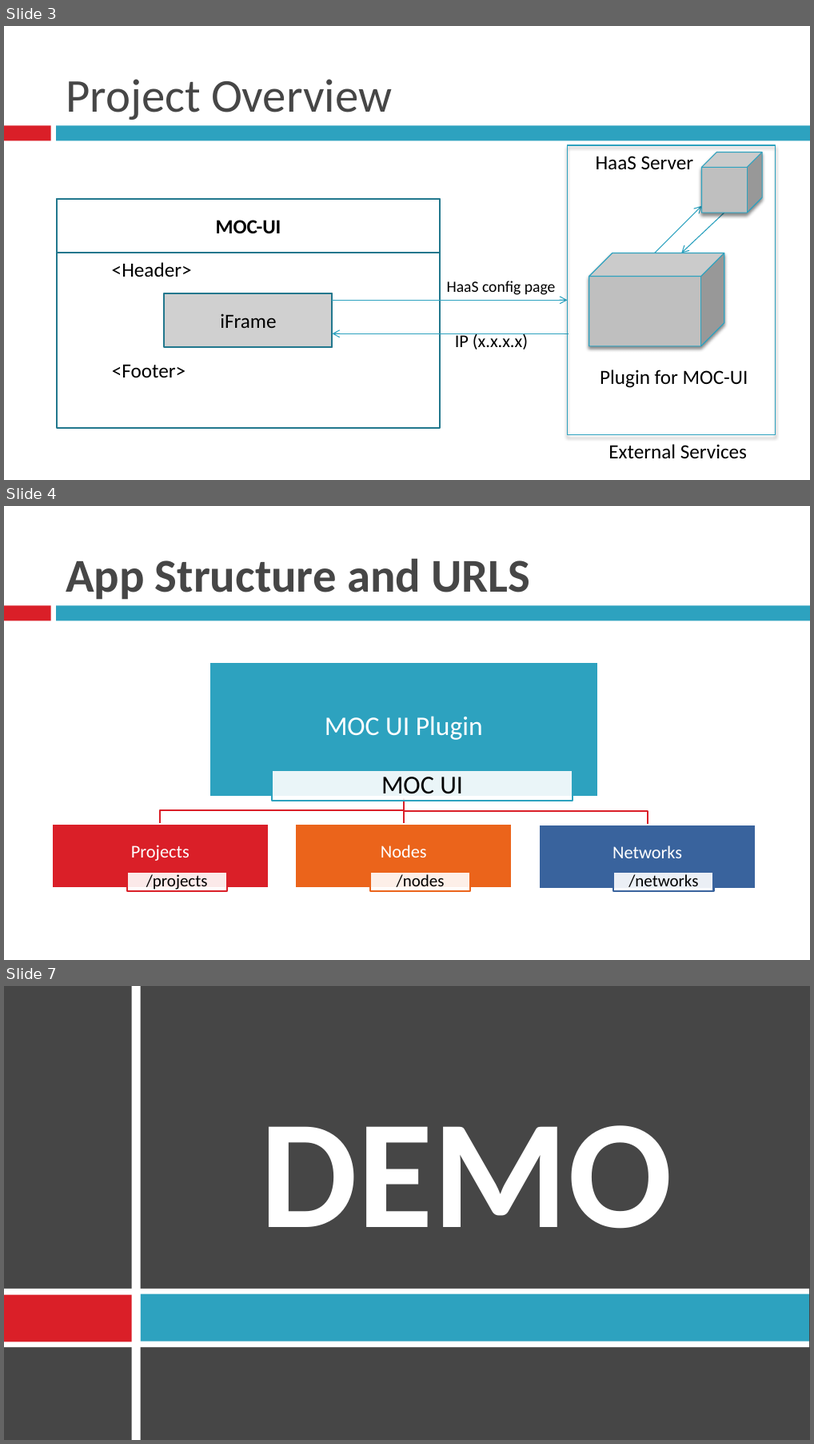
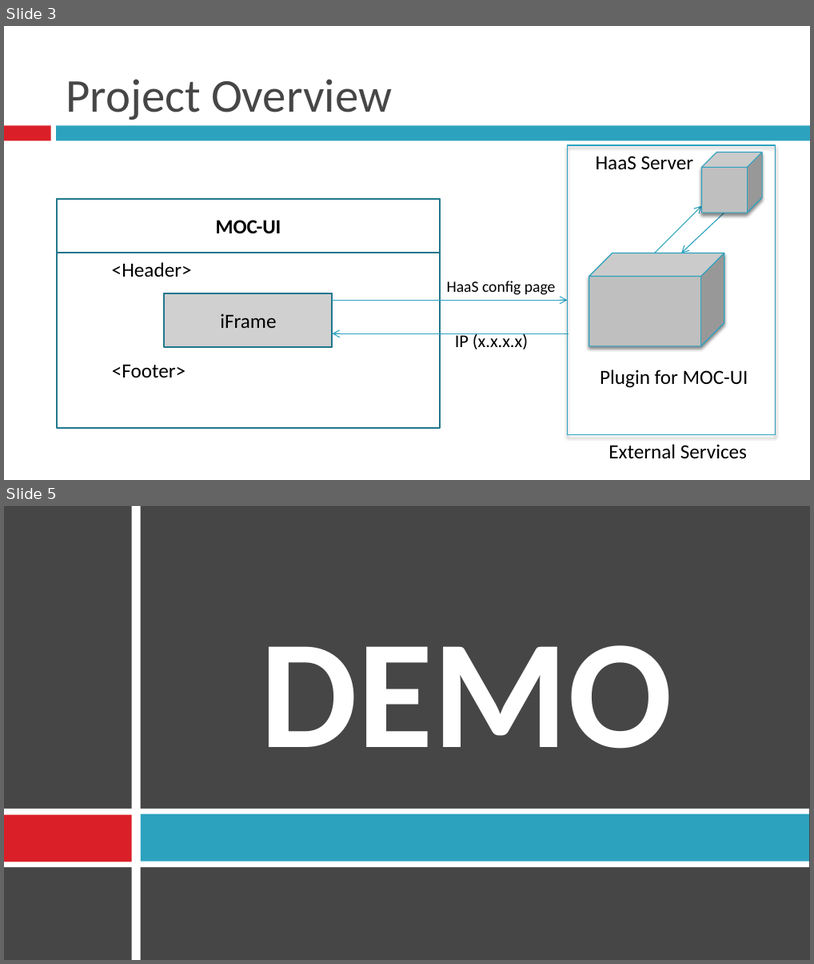
Before and after one commit to BU-EC500-SP15/moc-gui-plugins, a slide deck: MOCUIPlugin-final.pptx. Shown one above the other, each under a label of ours: slides 3, 4 and 7 before the commit, slides 3 and 5 after it; the slides between them are not shown. The pictures are 814x1444 and 814x964 pixels, drawn with LibreOffice and Linux fonts; fonts in the diff are those of the drawing; grey boxes stand for pictures. Boxes give left, top, right and bottom in pixels: in the first picture for what was removed or moved away, otherwise in the second. Text is boxed around its words. In the diff, an @@ line names an element or a change of style, - is before the commit and + after.

```diff
--- a/MOCUIPlugin-final.pptx
+++ b/MOCUIPlugin-final.pptx
@@ slide 4 removed at bbox=[4, 506, 810, 960], background #FFFFFF; not listed: 2 template elements that a slide beside it also shows @@
@@ title removed at bbox=[66, 558, 530, 600] @@
-App Structure and URLS
@@ group removed at bbox=[52, 663, 756, 892]: 8 rectangles, 8 texts, 3 freeform shapes @@
-MOC UI Plugin
-MOC UI
-Projects
-/projects
-Nodes
-/nodes
-Networks
-/networks
@@ what was slide 7 is now slide 5 @@
```
Also in this commit, not shown: 1 slide changed, 1 other slide removed.
